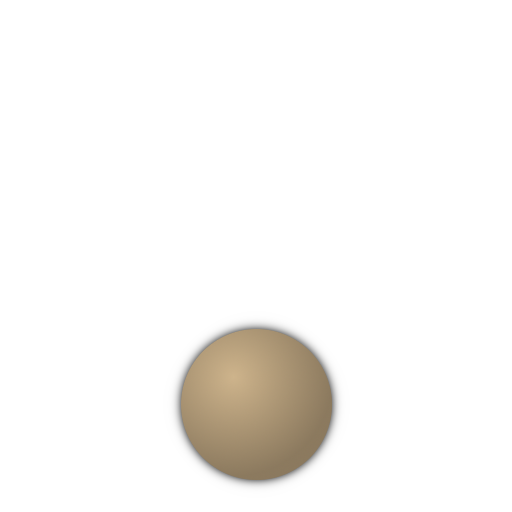
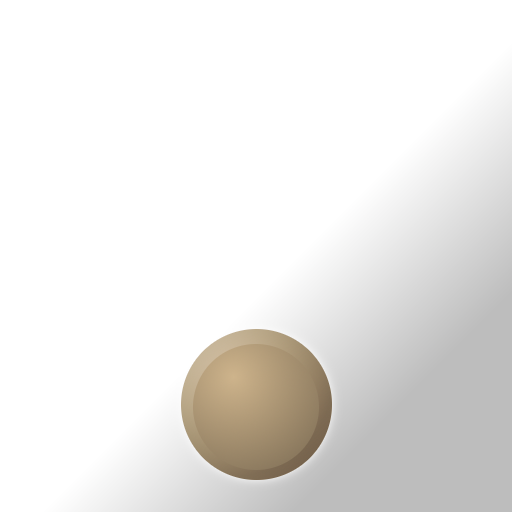
Before/after of a 512x512 layered artwork. What changed in the layer stack:
added layer "Scapce #4" (overlay, 26%) in group "Группа слоёв" over bbox(52, 52, 512, 512)
painted on "Scapce #3" over bbox(163, 311, 350, 498)
